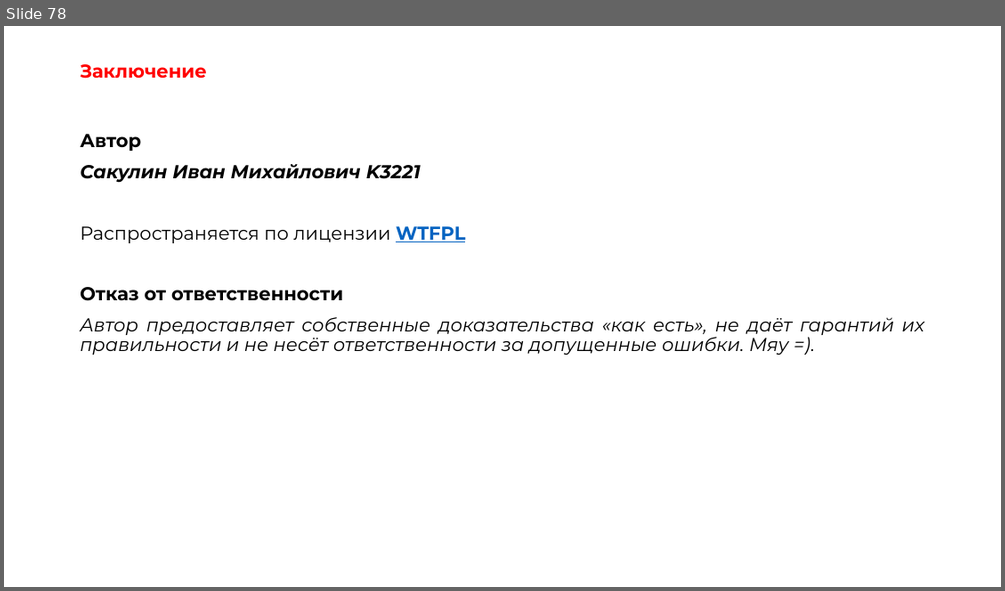
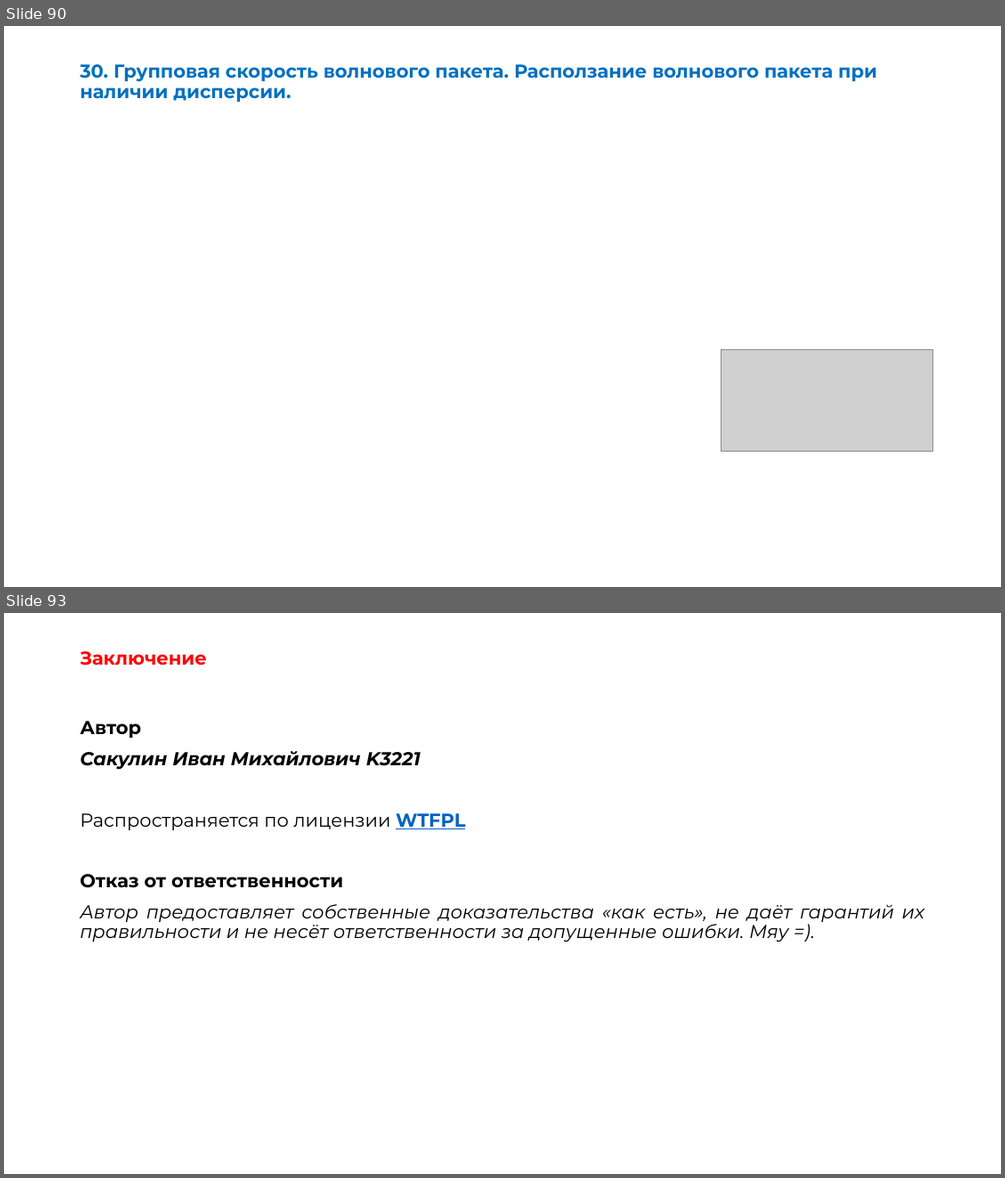
Before and after one commit to OneTwoZzzPlus/ITMO.STUDY, a slide deck: 2-3_PHYSICS/exam-EMP.pptx. Shown one above the other, each under a label of ours: slide 78 before the commit, slides 90 and 93 after it; the slides between them are not shown. The pictures are 1005x591 and 1005x1178 pixels, drawn with LibreOffice and Linux fonts; fonts in the diff are those of the drawing; grey boxes stand for pictures. Boxes give left, top, right and bottom in pixels: in the first picture for what was removed or moved away, otherwise in the second. Text is boxed around its words. In the diff, an @@ line names an element or a change of style, - is before the commit and + after.

```diff
--- a/2-3_PHYSICS/exam-EMP.pptx
+++ b/2-3_PHYSICS/exam-EMP.pptx
@@ slide 90 added at [4, 26, 1001, 587], background #FFFFFF @@
@@ title added at [80, 64, 877, 102], 18 pt, text #0070C0, bold @@
+30. Групповая скорость волнового пакета. Расползание волнового пакета при наличии дисперсии.
@@ picture added at [721, 349, 932, 451] @@
@@ what was slide 78 is now slide 93 @@
```
Also in this commit, not shown: 1 slide changed, 14 other slides added, 5 other files.
